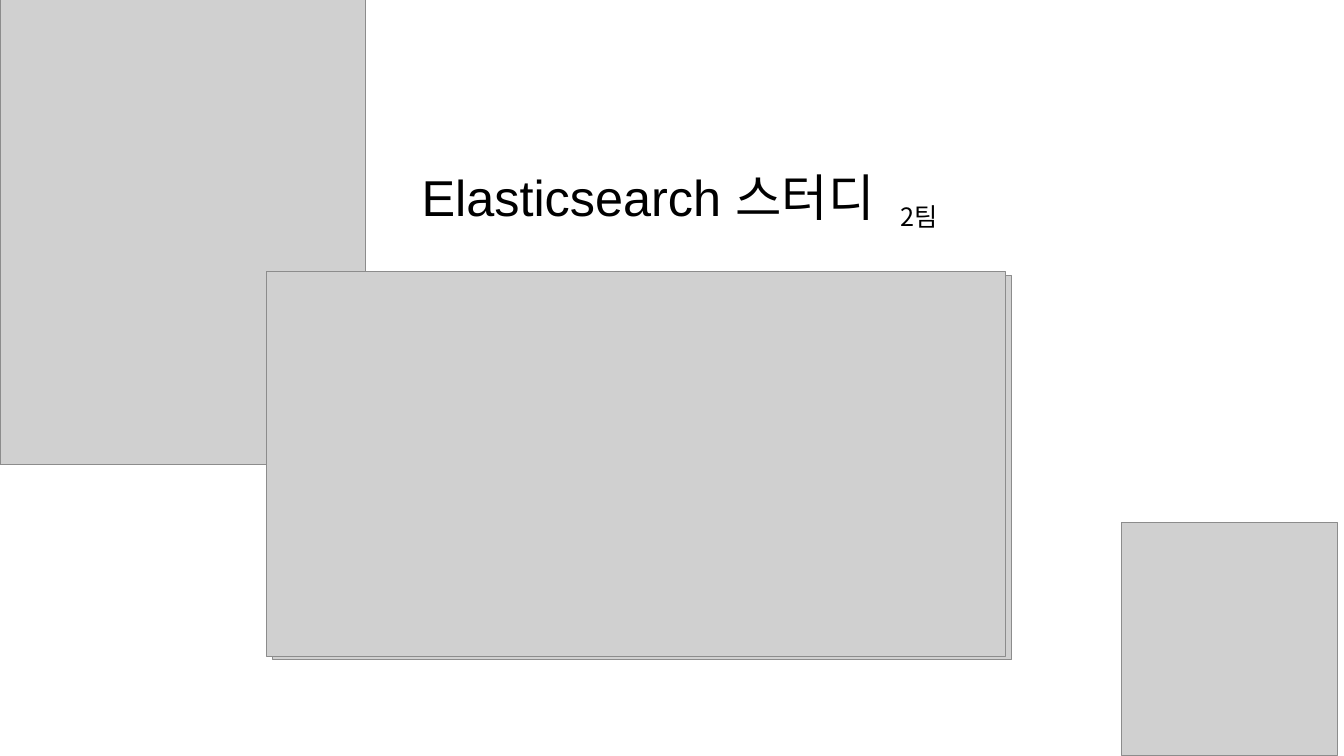
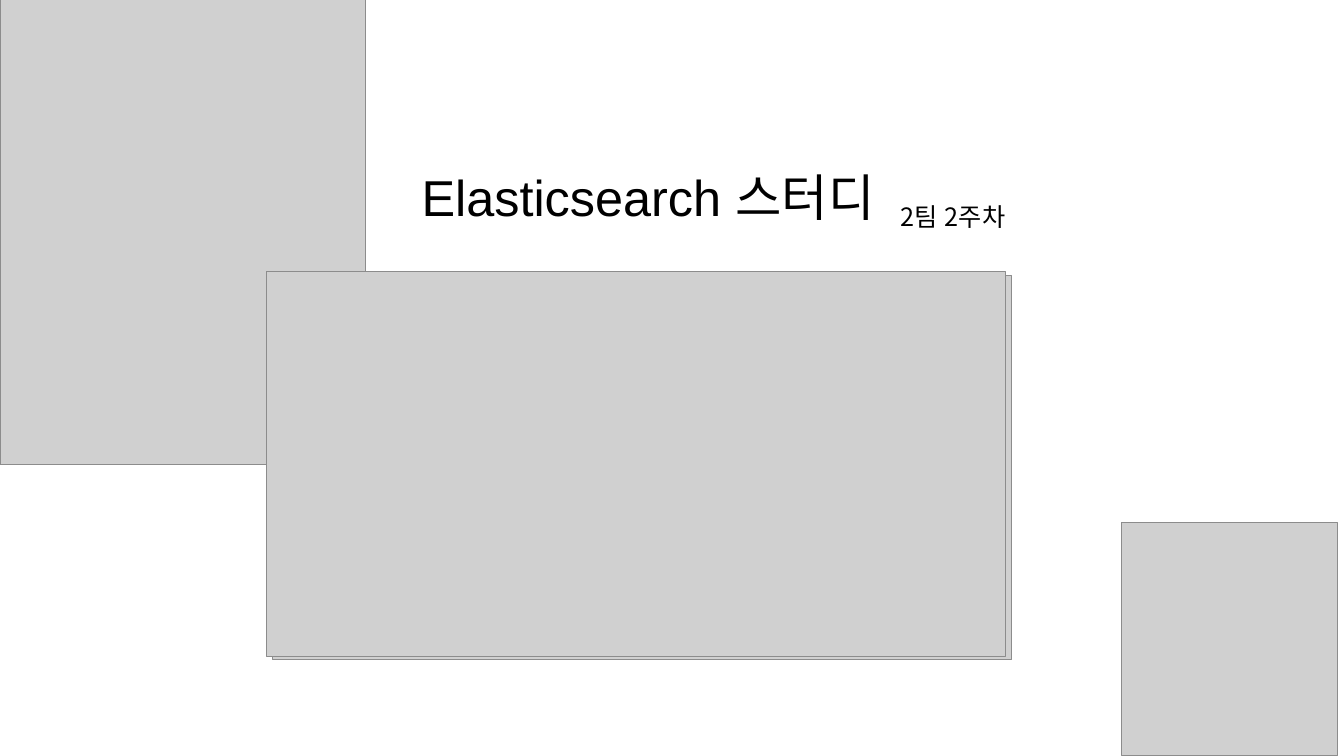
Before and after one commit to sup2is/dev-note, a slide deck: slide 1 of study/elasticsearch/Elasticsearch스터디2주차자료.pptx. Drawn at 1344x756 pixels with LibreOffice and Linux fonts; fonts in the diff are those of the drawing; grey boxes stand for pictures. Boxes give left, top, right and bottom in pixels: in the first picture for what was removed or moved away, otherwise in the second. Text is boxed around its words. In the diff, an @@ line names an element or a change of style, - is before the commit and + after.

Commit message:
2주차 자료 정리중

```diff
--- a/study/elasticsearch/Elasticsearch스터디2주차자료.pptx
+++ b/study/elasticsearch/Elasticsearch스터디2주차자료.pptx
@@ text at [901,205,1005,228]: text changed @@
-2팀
+2팀 2주차
```
Also in this commit, not shown: 5 other slides changed, 31 slides added.
